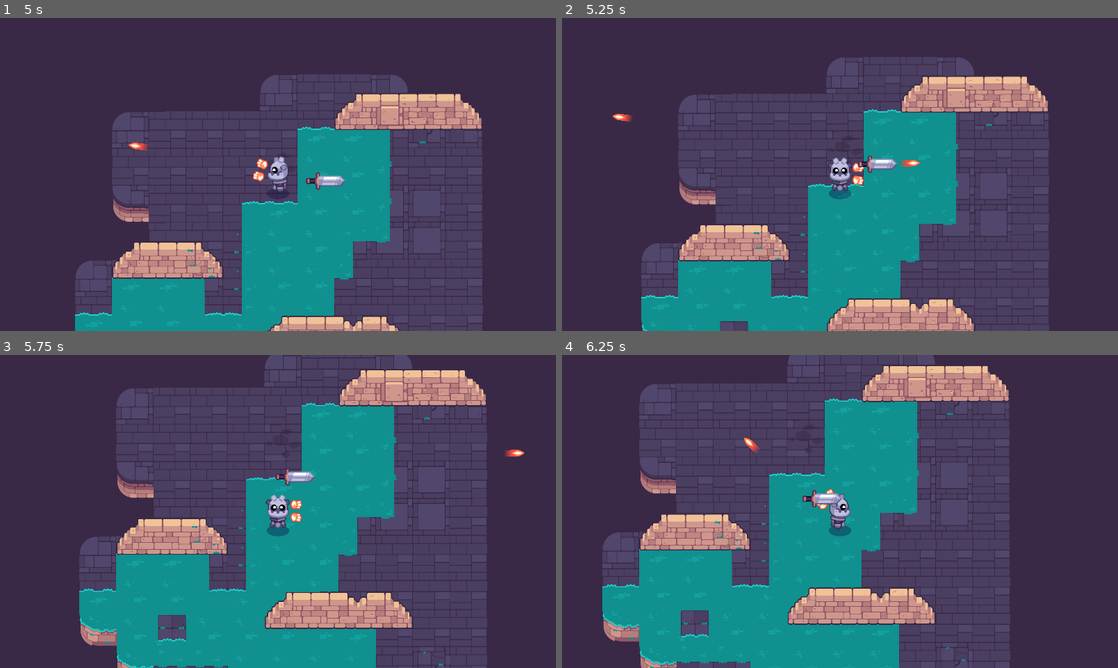
Above: before the commit, frames 1-4 (two rows, left to right).
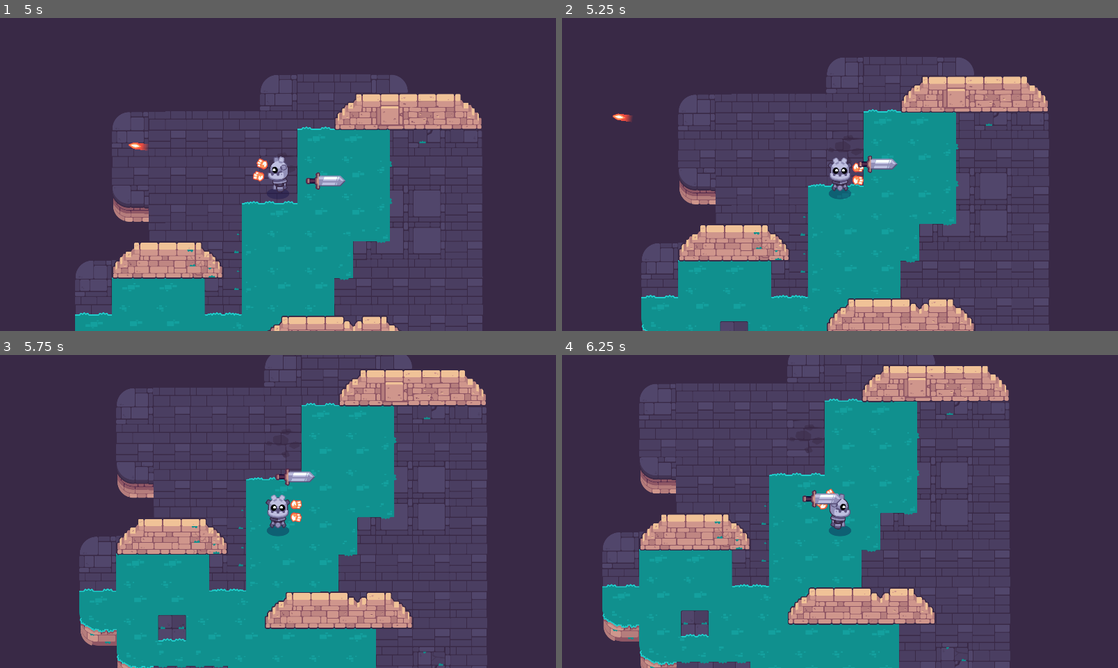
Above: after the commit, the same moments.

Repository: Jesuscanwalk/Path-of-Sorcerers-Game
Game: Godot game, scene res://test.tscn
Same seed, same stepped clock (60 frames per second), same inputs: the game is played once before the commit and once after it. The project has no main scene, so this scene is started directly.
Inputs (mouse positions are in pixels of both pictures, inside the frame that each line leads up to):
- Up to frame 1 (5 s): tap Enter at 0.5 s; move the mouse to (400, 158) at 0.52 s; hold D (move_right) 0.53-1.28 s; click (400, 158) at 0.6 s; tap Space at 0.77, 1.52, 3.02, 3.77, 4.52 s; move the mouse to (166, 190) at 1.27 s; hold S (move_down) 1.28-2.03 s; tap Z at 1.35, 2.85, 4.35 s; move the mouse to (333, 105) at 2.02 s; hold D (move_right) 2.03-2.78 s; click (333, 105) at 2.1 s; move the mouse to (250, 237) at 2.77 s; hold W (move_up) 2.78-3.53 s; click (250, 237) at 2.92 s; move the mouse to (444, 221) at 3.52 s; hold A (move_left) from 3.53 s (still down); click (444, 221) at 3.6 s; move the mouse to (111, 127) at 4.27 s
- Up to frame 2 (5.25 s): move the mouse to (867, 174) at 5.02 s; release A (move_left) at 5.03 s; hold S (move_down) from 5.03 s (still down); click (867, 174) at 5.1 s
- Up to frame 3 (5.75 s): keep holding S (move_down)
- Up to frame 4 (6.25 s): move the mouse to (756, 433) at 5.77 s; release S (move_down) at 5.78 s; hold D (move_right) from 5.78 s (still down); tap Z at 5.85 s; tap Space at 6.02 s

Frame 1 is identical in both runs. In frame 2, less than 0.1% of the frame differs, in the area x 60-65%, y 45-48%; in frame 3, less than 0.1%; in frame 4, less than 0.1%.

Commit message:
shoot kill bullet disappear

Diff:
--- a/M10.twin_stick_workbook/mob.gd
+++ b/M10.twin_stick_workbook/mob.gd
@@ -4,6 +4,7 @@
 @onready var detection_area: Area2D = %"Detection Area"
 @export var max_speed := 200.0
 @export var acceleration := 600
+@export var health := 5: set = set_health
 func _ready() -> void:
 	detection_area.body_entered.connect(func (body: Node) -> void:
 		if body is player:
@@ -26,3 +27,8 @@
 		var desired_velocity := direction * speed
 		velocity = velocity.move_toward(desired_velocity, acceleration * delta)
 		move_and_slide()
+
+func set_health(new_health: int) -> void:
+	health = new_health
+	if health <= 0:
+		queue_free()
--- a/M10.twin_stick_workbook/weapons/bullets/bullet.gd
+++ b/M10.twin_stick_workbook/weapons/bullets/bullet.gd
@@ -3,7 +3,7 @@
 @export var speed := 400
 var max_range := 1000
 var _traveled_distance = 0.0
-
+var damage := 1
 func _process(delta: float) -> void:
 	var distance := speed * delta
 	var motion := Vector2.RIGHT.rotated(rotation) * distance
@@ -14,3 +14,10 @@
 
 func _destroy():
 	queue_free()
+
+func _ready() -> void:
+	body_entered.connect(func (body:Node) -> void:
+		if body is Mob:
+			body.health -= damage
+			_destroy()
+	)
--- a/M10.twin_stick_workbook/weapons/bullets/bullet.tscn
+++ b/M10.twin_stick_workbook/weapons/bullets/bullet.tscn
@@ -24,3 +24,5 @@
 z_index = 2
 position = Vector2(1, -0.5)
 shape = SubResource("CircleShape2D_15x6y")
+
+[connection signal="body_entered" from="." to="." method="_on_body_entered"]
